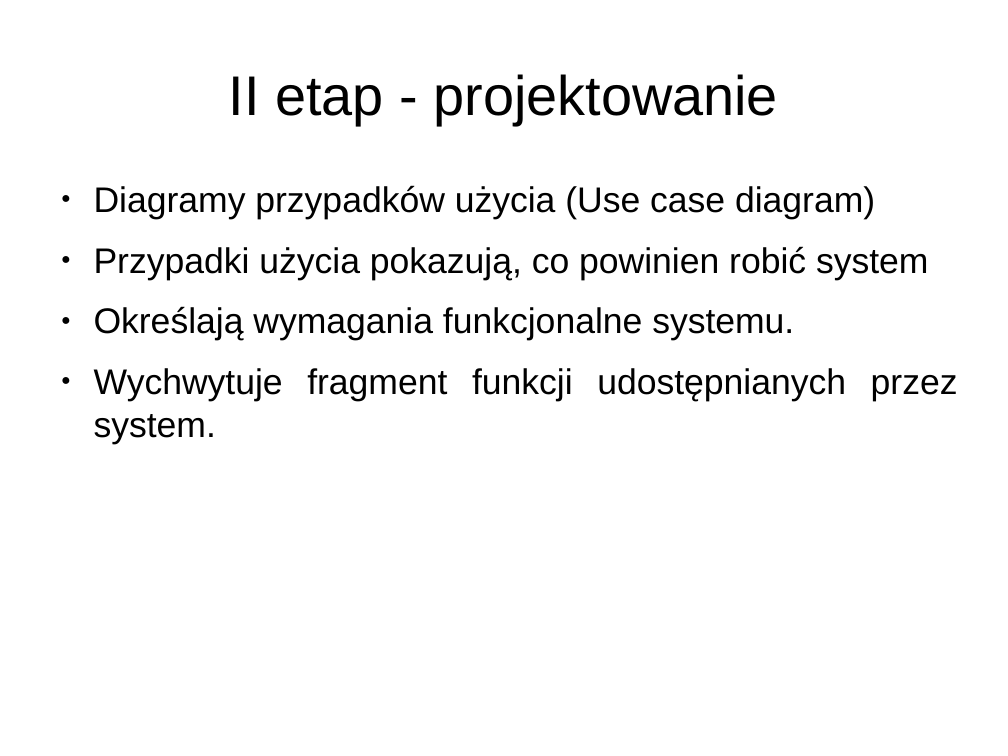
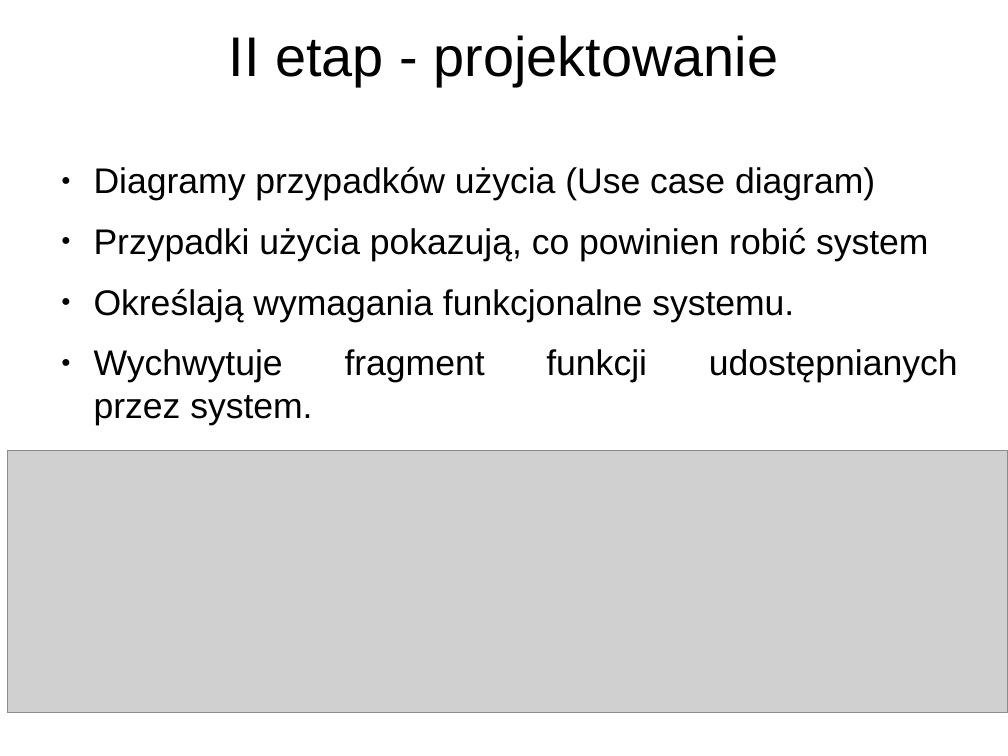
Before and after one commit to ZUTIO/IO, a slide deck: slide 6 of IO - prezentacja.odp. Drawn at 1008x756 pixels with LibreOffice and Linux fonts; fonts in the diff are those of the drawing; grey boxes stand for pictures; background and template pictures are left out. Boxes give left, top, right and bottom in pixels: in the first picture for what was removed or moved away, otherwise in the second. Text is boxed around its words. In the diff, an @@ line names an element or a change of style, - is before the commit and + after.

```diff
--- a/IO - prezentacja.odp
+++ b/IO - prezentacja.odp
@@ title "II etap - projektowanie": place and size @@
-title "II etap - projektowanie" at (229,74,778,125)
+title "II etap - projektowanie" at (229,35,778,86)
@@ text "Diagramy przypadków użycia (Use case ..." rewrapped from (94,185,958,444) to (94,166,958,383) @@
@@ picture added at (7,451,1008,713) @@
```
Also in this commit, not shown: 14 other slides changed, 2 slides added, 21 other files.
